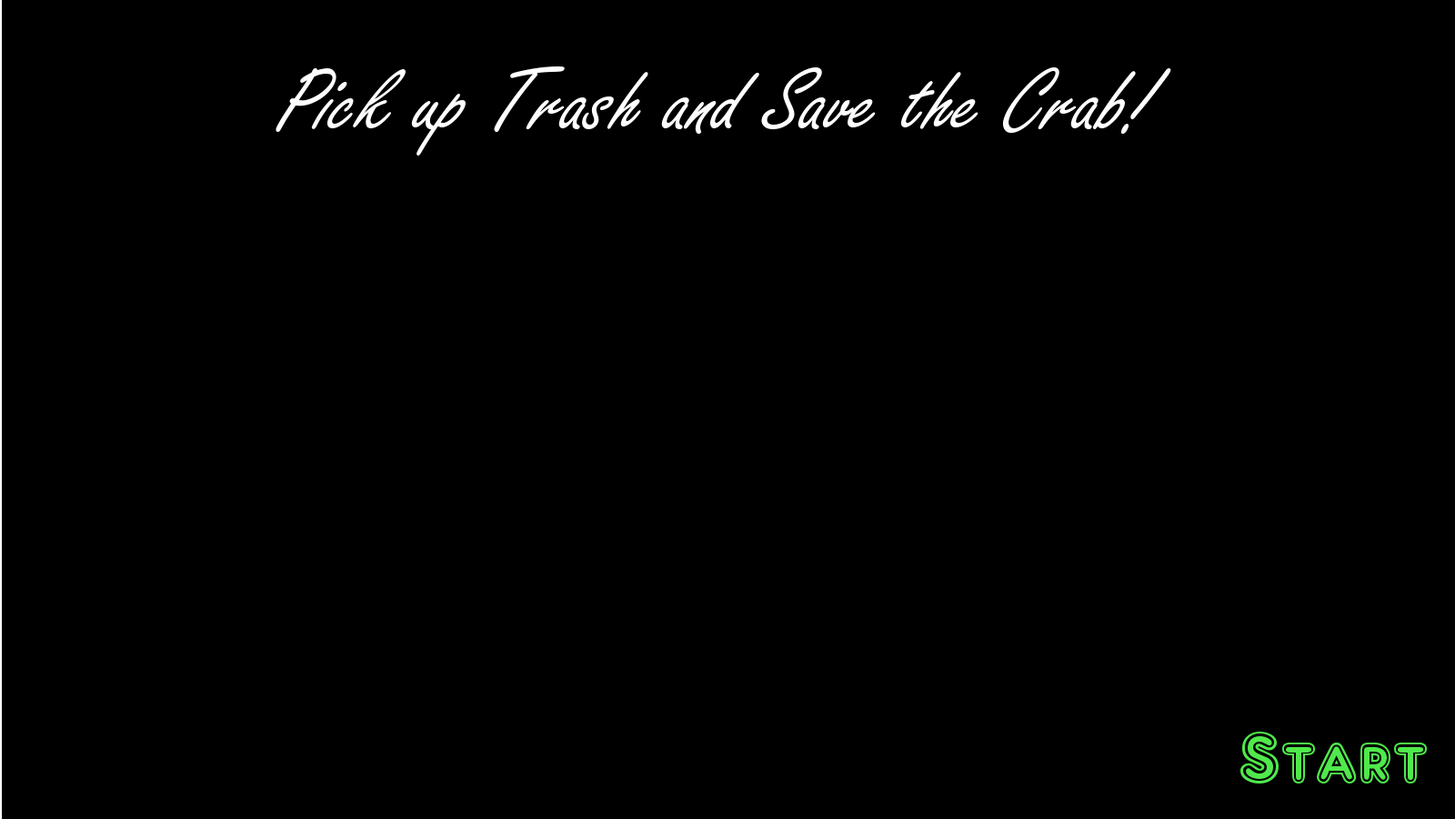
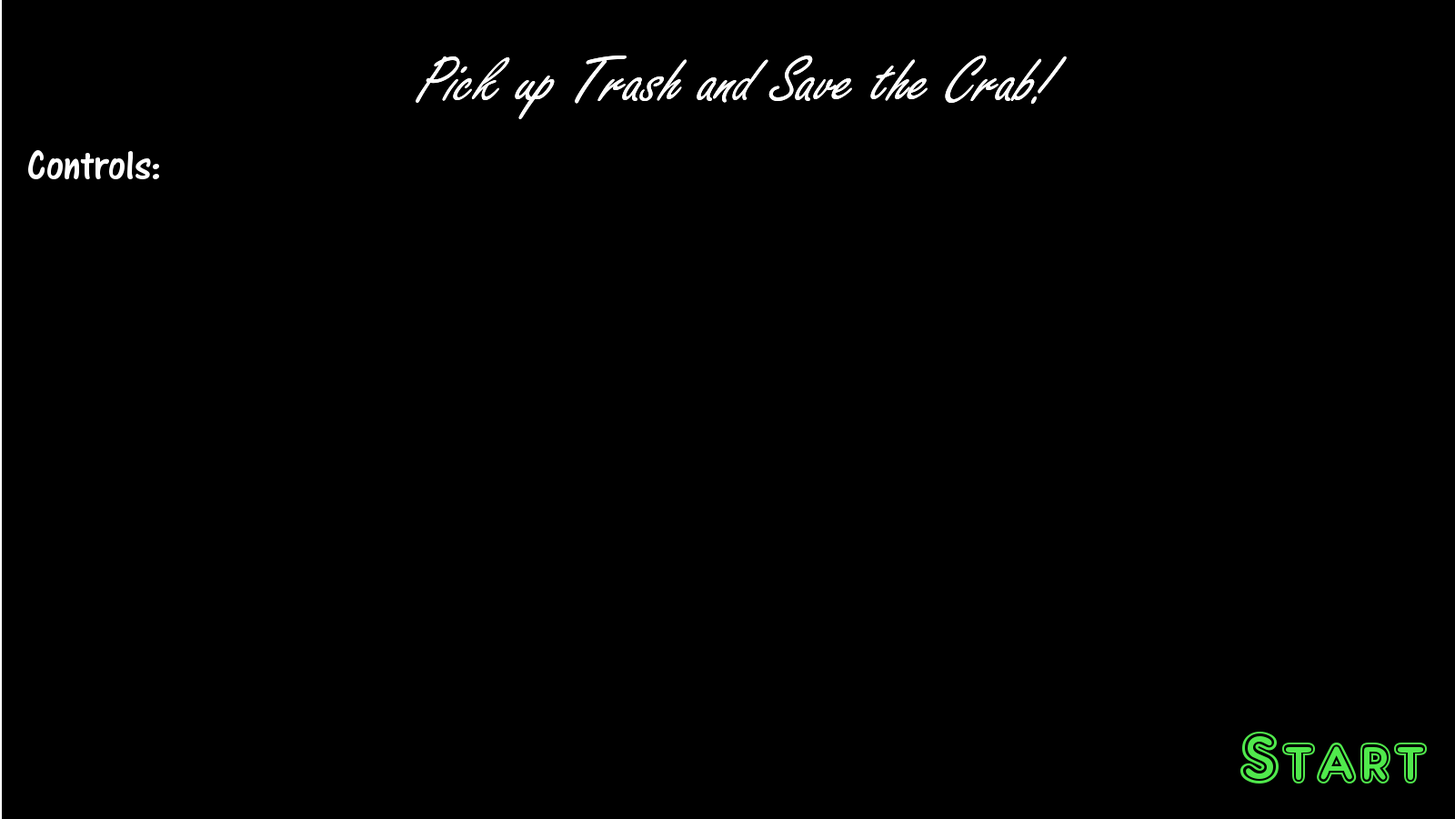
Layered file, before and after one edit (1455 x 819). Changes by layer:
renamed "Hold the space bar for just th..." to "Controls:", showed it, painted on it over [28, 150, 423, 180]
added layer "Pick up Trash and Save the Cra... #1" above "Pick up Trash and Save the Cra..." over [415, 55, 1067, 120]
painted on "Pick up Trash and Save the Cra..." over [275, 55, 1172, 156]
